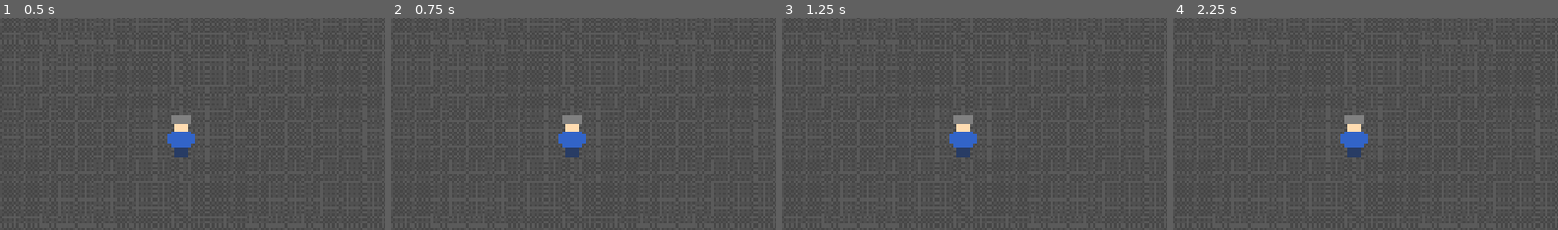
Above: before the commit, frames 1-4 (left to right).
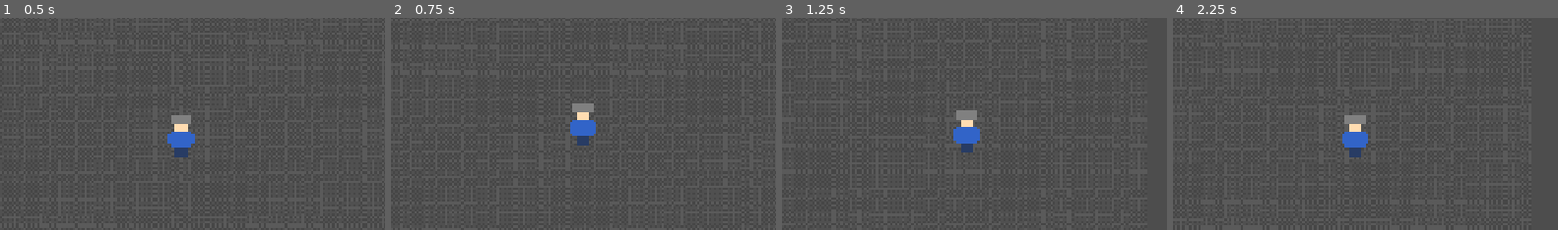
Above: after the commit, the same moments.

Repository: adamant3/roguelike-dungeon-crawler
Game: Godot game, scene res://scenes/main.tscn
The game is run twice, just before and just after one commit, with the same random seed, the same clock (stepped at 60 frames per second) and the same inputs.
Inputs (mouse positions are % of the whole screen's width and height, from its top left):
- Up to frame 1 (0.5 s): no input
- Up to frame 2 (0.75 s): tap Enter at 0.5 s; drag from (3, 93) to (61, 25) at 0.52 s
- Up to frame 3 (1.25 s): no input
- Up to frame 4 (2.25 s): drag from (30, 53) to (45, 69) at 1.27 s; move the mouse to (61, 25) at 2.02 s; hold D (move_right) from 2.03 s (still down)
The pictures show only the part of the screen within x 27-77%, y 21-71%; the shares and areas given below are measured in that part.

Frame 1 is identical in both runs. In frame 2, 1.6% of the frame differs, in the area x 43-54%, y 40-66%; in frame 3, 0.8%; in frame 4, 0.1%.
Error before the commit: Parse Error: Member "velocity" redefined (original in native class 'CharacterBody2D') (res://scripts/player/player_movement.gd:4)

Commit message:
Refactor player movement logic for improved clarity

Diff:
--- a/scripts/player/player_movement.gd
+++ b/scripts/player/player_movement.gd
@@ -1,30 +1,32 @@
 extends CharacterBody2D
 
-@export var speed: int = 200  # Movement speed value
-var velocity: Vector2 = Vector2.ZERO  # Holds current velocity
+@export var speed: float = 200.0  # Movement speed
 
-func get_input() -> void:
+func get_input() -> Vector2:
     """
-    Processes input from directional actions and calculates the velocity vector.
-    Opposing inputs cancel each other out.
+    Calculate velocity based on directional input (W/A/S/D or Arrow Keys).
     """
-    velocity = Vector2()  # Reset velocity every frame
+    var move_vector: Vector2 = Vector2.ZERO  # Clear existing velocity each frame
+
+    # Add direction for each key press
     if Input.is_action_pressed("move_right"):  # D or Right Arrow
-        velocity.x += 1
+        move_vector.x += 1
     if Input.is_action_pressed("move_left"):  # A or Left Arrow
-        velocity.x -= 1
+        move_vector.x -= 1
     if Input.is_action_pressed("move_down"):  # S or Down Arrow
-        velocity.y += 1
+        move_vector.y += 1
     if Input.is_action_pressed("move_up"):  # W or Up Arrow
-        velocity.y -= 1
+        move_vector.y -= 1
 
-    # Normalize for consistent speed in all directions (especially diagonals)
-    if velocity.length() > 0:
-        velocity = velocity.normalized() * speed
+    # Normalize to maintain constant speed when moving diagonally
+    if move_vector.length() > 0:
+        move_vector = move_vector.normalized()
+
+    return move_vector
 
 func _physics_process(delta: float) -> void:
-    # Update the velocity based on inputs
-    get_input()
+    # Get the normalized directional input
+    velocity = get_input() * speed
 
-    # Move the player with the computed velocity
-    move_and_slide(velocity)
+    # Use move_and_slide; no arguments because velocity is handled automatically
+    move_and_slide()
